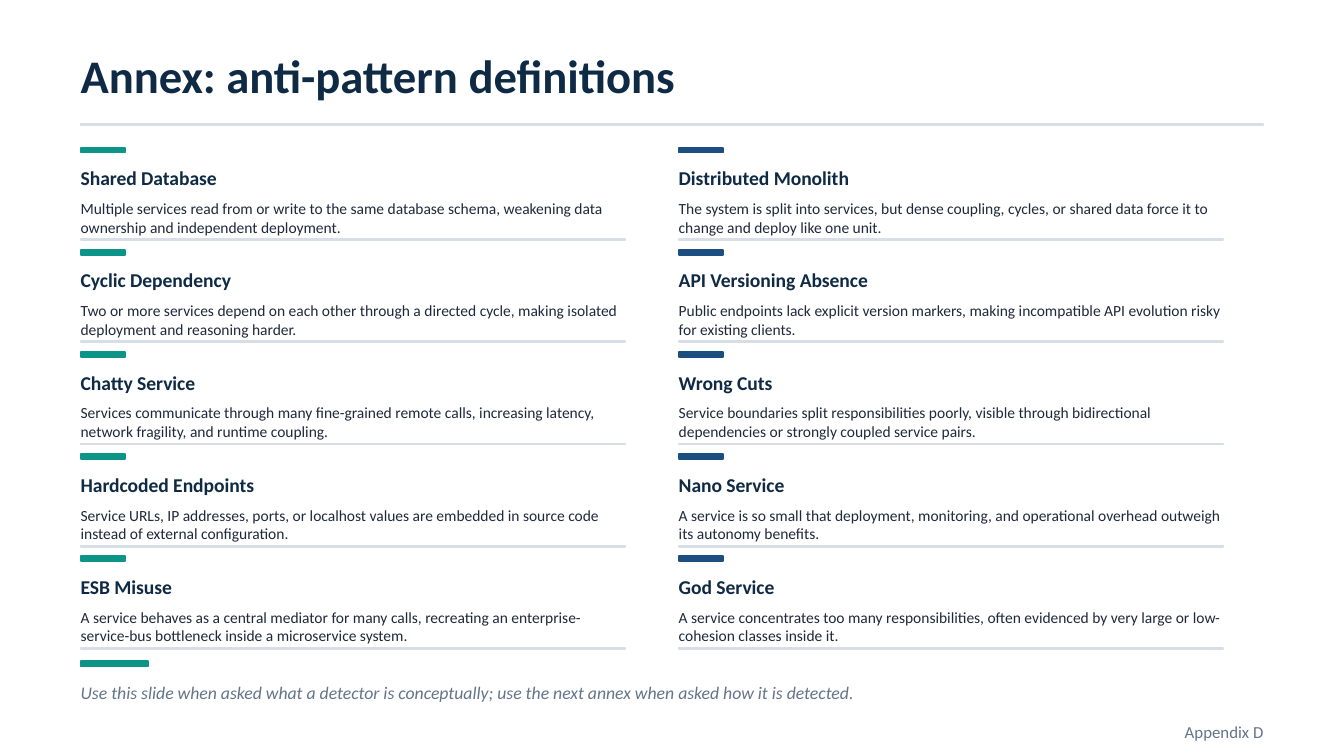
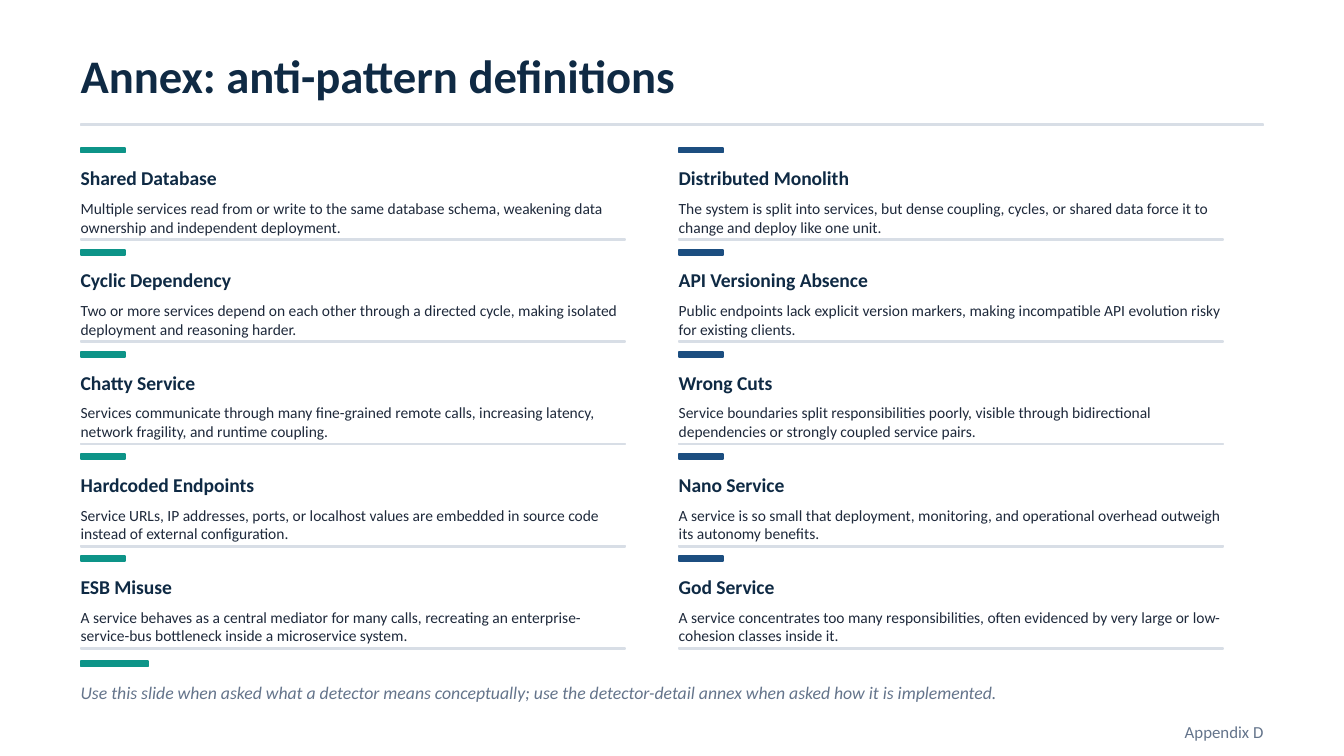
Before and after one commit to andrei45635/dissertation_backend, a slide deck: slide 19 of thesis/presentation/MSA_Detector_Defense_improved_v2.pptx. Drawn at 1344x756 pixels with LibreOffice and Linux fonts; fonts in the diff are those of the drawing. Boxes give left, top, right and bottom in pixels: in the first picture for what was removed or moved away, otherwise in the second. Text is boxed around its words. In the diff, an @@ line names an element or a change of style, - is before the commit and + after.

Commit message:
update presentation

```diff
--- a/thesis/presentation/MSA_Detector_Defense_improved_v2.pptx
+++ b/thesis/presentation/MSA_Detector_Defense_improved_v2.pptx
@@ text at <box>81,686,997,702</box>: text changed @@
-Use this slide when asked what a detector is conceptually; use the next annex when asked how it is detected.
+Use this slide when asked what a detector means conceptually; use the detector-detail annex when asked how it is implemented.
```
Also in this commit, not shown: 6 other slides changed, 1 slide added, 4 other files.
